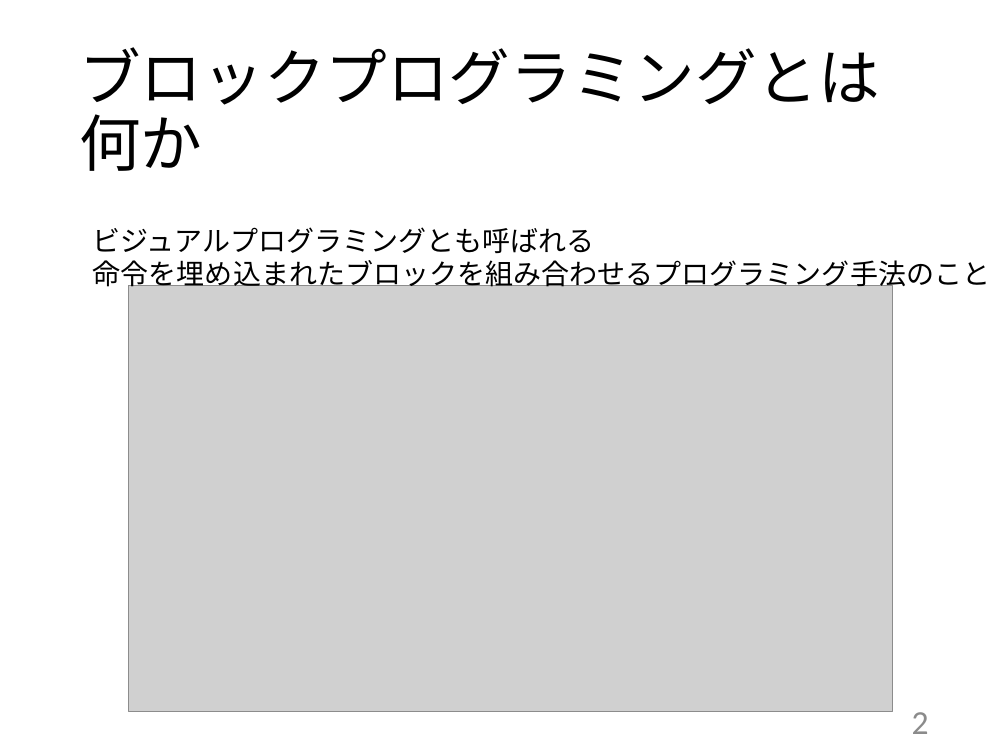
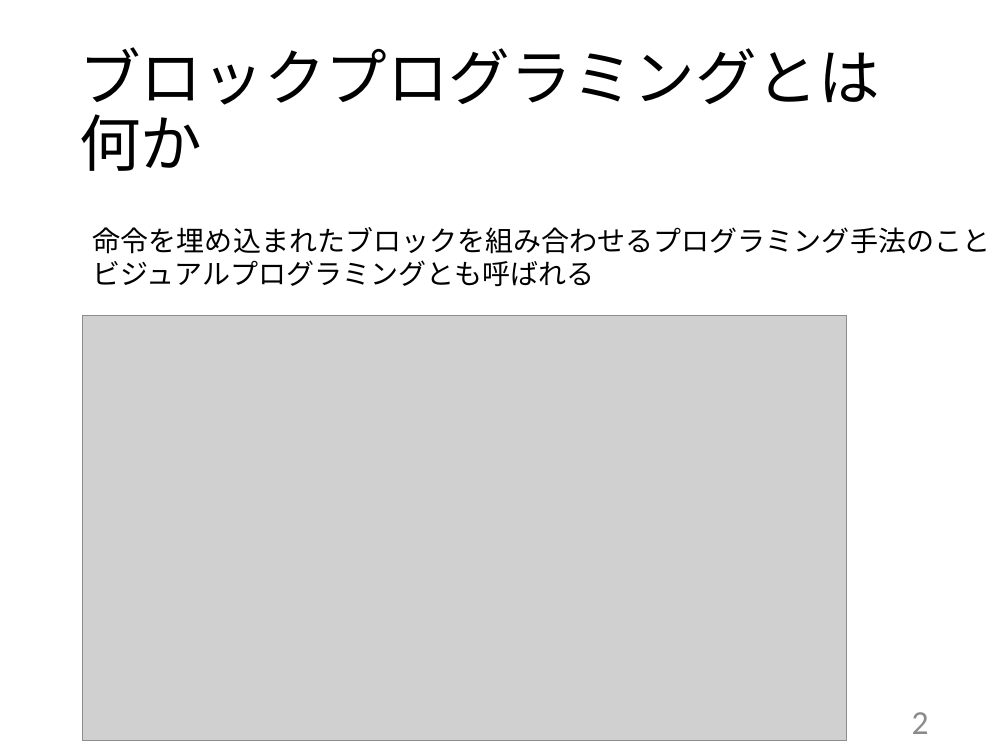
Before and after one commit to kait-takanolab/1821121-shimaoka-thesis, a slide deck: slide 2 of 1821121_shimaoka_sotsuken.pptx. Drawn at 1008x756 pixels with LibreOffice and Linux fonts; fonts in the diff are those of the drawing; grey boxes stand for pictures. Boxes give left, top, right and bottom in pixels: in the first picture for what was removed or moved away, otherwise in the second. Text is boxed around its words. In the diff, an @@ line names an element or a change of style, - is before the commit and + after.

```diff
--- a/1821121_shimaoka_sotsuken.pptx
+++ b/1821121_shimaoka_sotsuken.pptx
@@ text at [93, 227, 990, 254]: paragraph added @@
+命令を埋め込まれたブロックを組み合わせるプログラミング手法のこと
@@ text at [93, 260, 990, 292]: paragraph removed @@
-命令を埋め込まれたブロックを組み合わせるプログラミング手法のこと
@@ picture: place and size @@
-picture at [129, 285, 893, 711]
+picture at [83, 316, 847, 741]
```
Also in this commit, not shown: 3 other slides changed, 1 slide removed.
